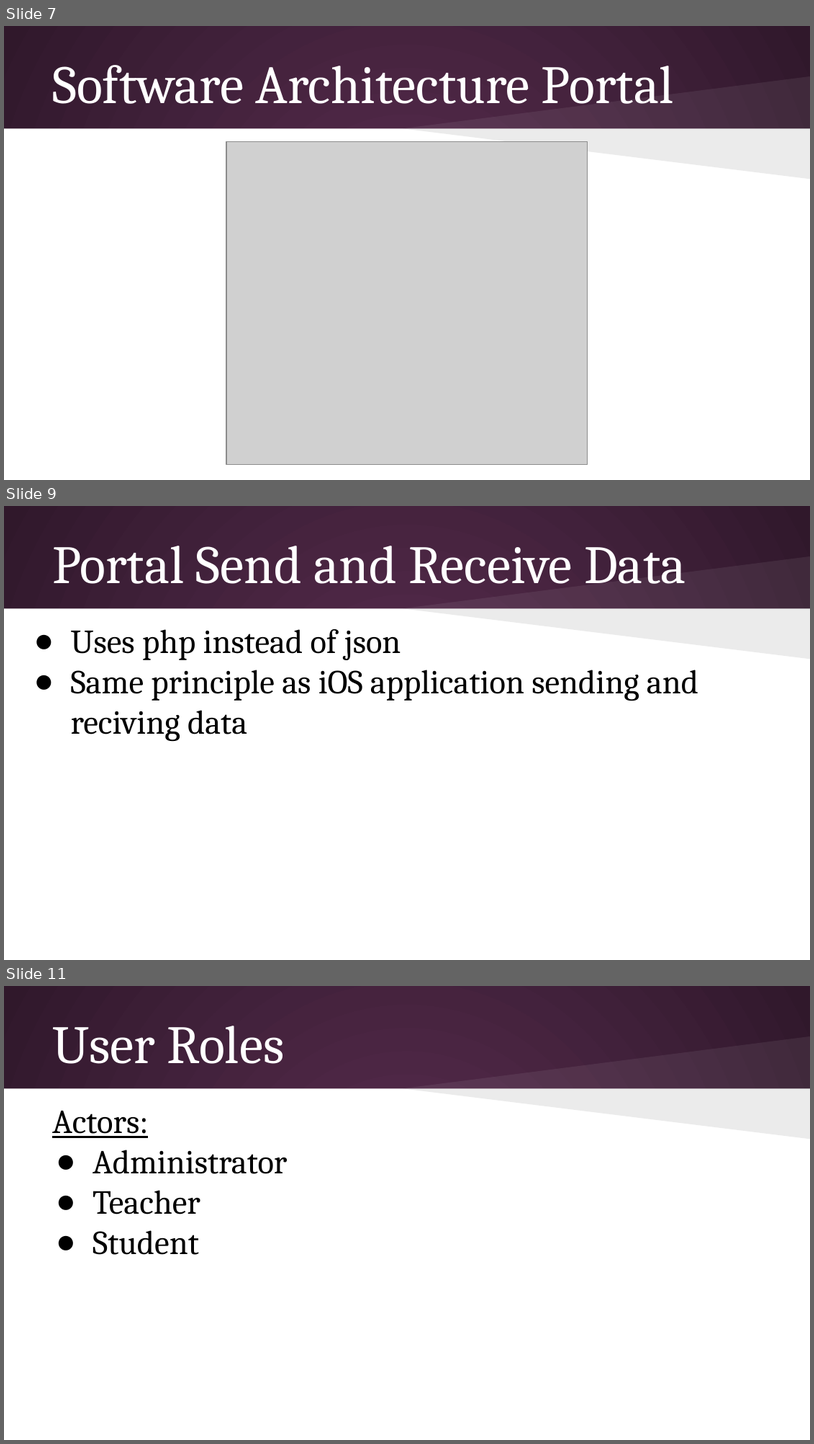
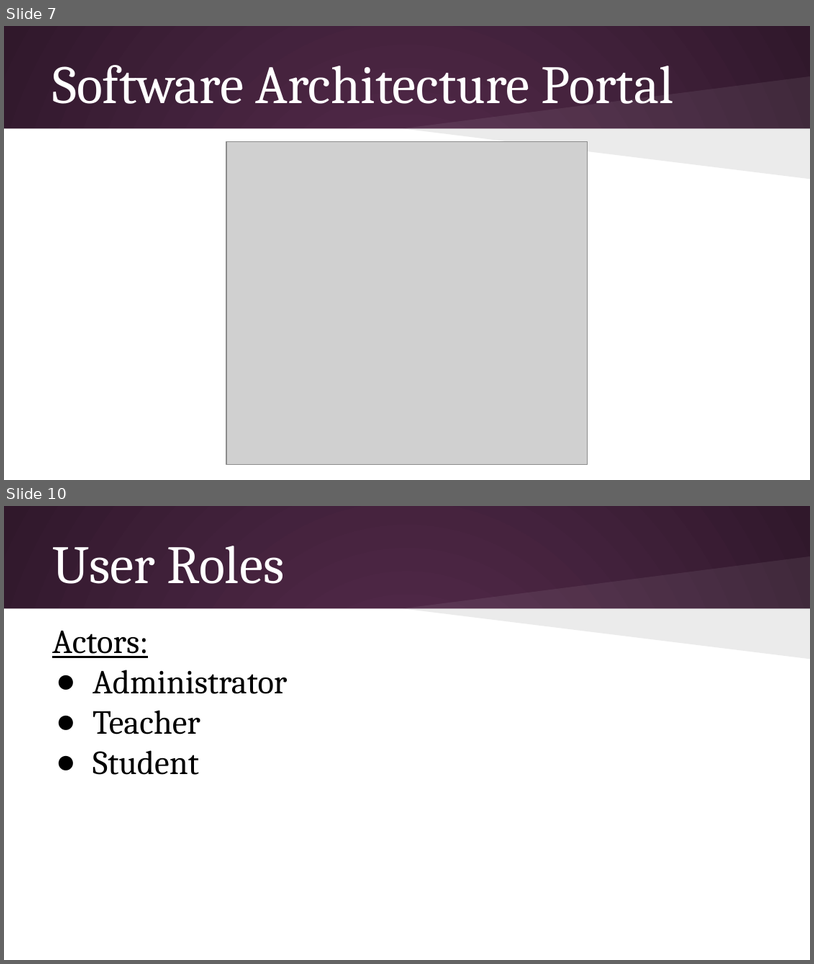
Before and after one commit to SArseneault/Math-App, a slide deck: Documentation/Design Specification/Design Specification Powerpoint.pptx. Shown one above the other, each under a label of ours: slides 7, 9 and 11 before the commit, slides 7 and 10 after it; the slides between them are not shown. The pictures are 814x1444 and 814x964 pixels, drawn with LibreOffice and Linux fonts; fonts in the diff are those of the drawing; grey boxes stand for pictures. Boxes give left, top, right and bottom in pixels: in the first picture for what was removed or moved away, otherwise in the second. Text is boxed around its words. In the diff, an @@ line names an element or a change of style, - is before the commit and + after.

```diff
--- a/Documentation/Design Specification/Design Specification Powerpoint.pptx
+++ b/Documentation/Design Specification/Design Specification Powerpoint.pptx
@@ slide 9 removed at (x1=4, y1=506, x2=810, y2=960), background gradient #592D50 to #30182B; not listed: 3 template elements that a slide beside it also shows @@
@@ title removed at (x1=52, y1=546, x2=686, y2=584) @@
-Portal Send and Receive Data
@@ text removed at (x1=71, y1=629, x2=699, y2=741) @@
-● Uses php instead of json
-● Same principle as iOS application sending and reciving data
@@ what was slide 11 is now slide 10 @@
```
Also in this commit, not shown: 4 slides changed.
